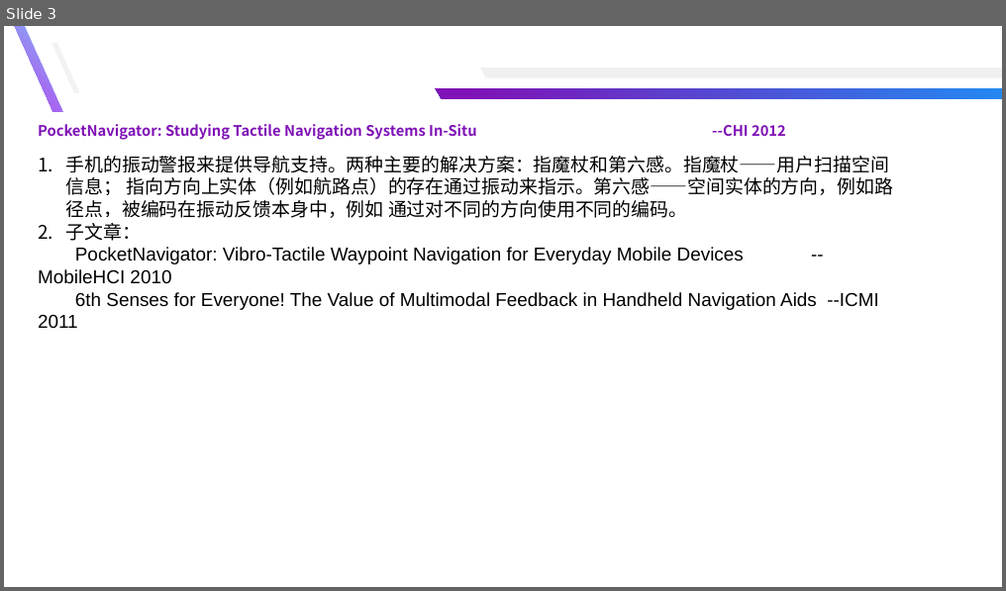
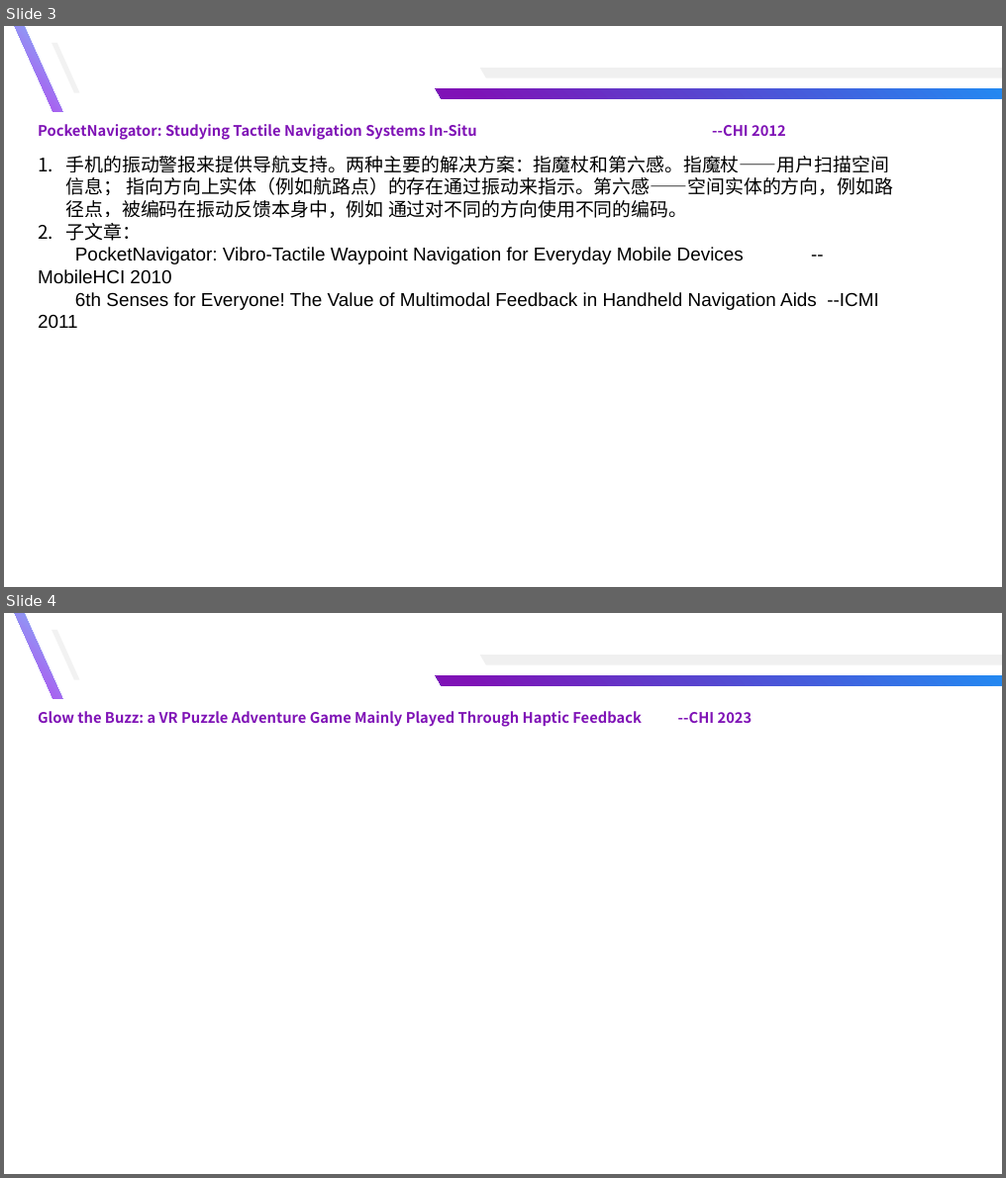
Before and after one commit to yuyongsong/Paper, a slide deck: 记录.pptx. Shown one above the other, each under a label of ours: slide 3 before the commit, slides 3 and 4 after it. The pictures are 1006x591 and 1006x1178 pixels, drawn with LibreOffice and Linux fonts; fonts in the diff are those of the drawing. Boxes give left, top, right and bottom in pixels: in the first picture for what was removed or moved away, otherwise in the second. Text is boxed around its words. In the diff, an @@ line names an element or a change of style, - is before the commit and + after.

```diff
--- a/记录.pptx
+++ b/记录.pptx
@@ slide 4 added at (4,613,1002,1174), background #FFFFFF @@
@@ freeform shape added at (15,613,62,699), fill gradient #81BDF8 to #B543ED @@
@@ freeform shape added at (52,630,80,679), fill #F2F2F2 @@
@@ freeform shape added at (480,655,1002,665), fill #F0F0F0 @@
@@ freeform shape added at (436,676,1002,686), fill gradient #228AF2 to #7F12B6 @@
@@ text added at (38,711,752,727), 14 pt, text #7F12B6, bold @@
+Glow the Buzz: a VR Puzzle Adventure Game Mainly Played Through Haptic Feedback --CHI 2023
```
Also in this commit, not shown: 1 other slide added, 1 slide removed, 17 other files.
